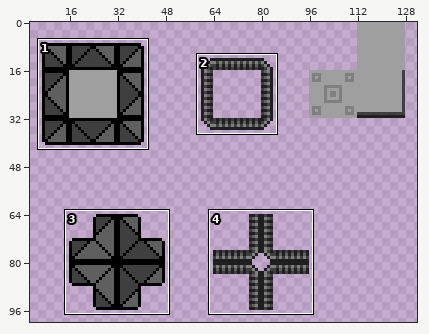
One commit to this pixel-art file: resources/images/tileset.aseprite. Above, an overview of the earlier version with the close-up marked.
Close-up. Earlier state:
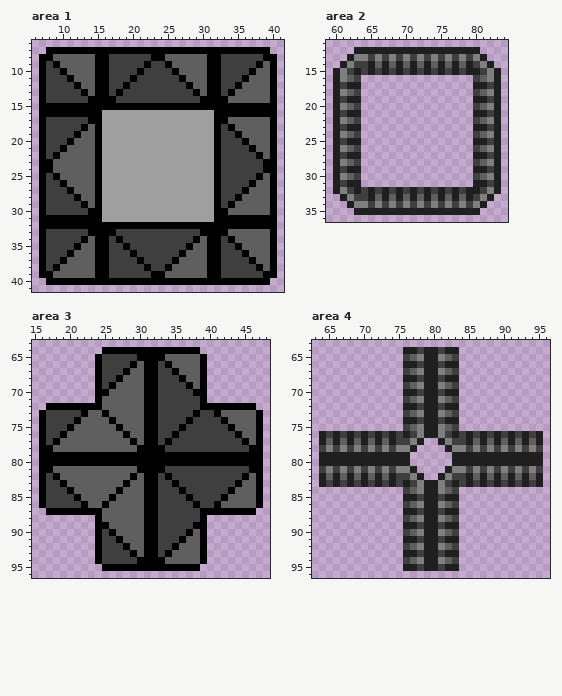
512x512 pixels, 1 frame. Shown: area 1: x 6..41, y 6..41; area 2: x 59..84, y 11..36; area 3: x 15..48, y 63..96; area 4: x 63..96, y 63..96. The wide view leaves out empty margins. The commit also changed other parts of the picture, which this record leaves out.
The same view after the edit:
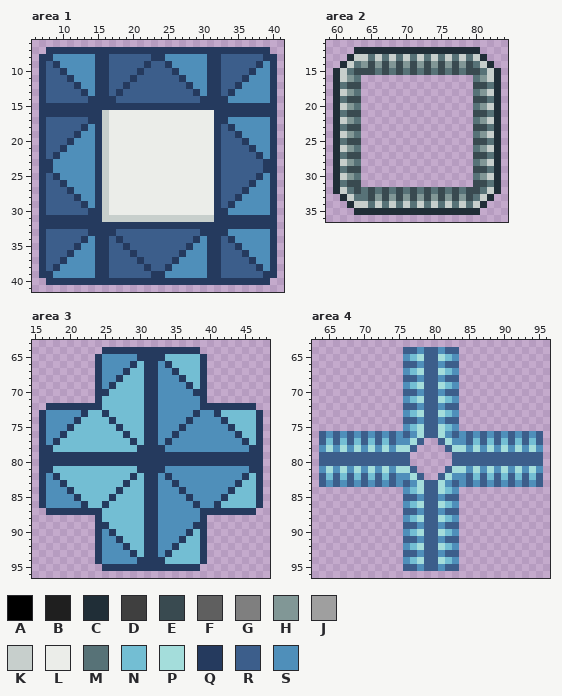
Palette (. is transparent): A #000000  B #1f1f1f  C #202e37  D #3f3f3f  E #394a50  F #5f5f5f  G #7f7f7f  H #819796  J #9f9f9f  K #c7cfcc  L #ebede9  M #577277  N #73bed3  P #a4dddb  Q #253a5e  R #3c5e8b  S #4f8fba
Diff:
Changed rows in their new state; - is an unchanged pixel.
Area 1:
first column x 7:
 7 -QQQQQQQQQQQQQQQQQQQQQQQQQQQQQQQQ-
 8 QQSSSSSSQQRRRRRRQQSSSSSSQQRRRRRRQQ
 9 QRQSSSSSQQRRRRRQRRQSSSSSQQRRRRRQSQ
10 QRRQSSSSQQRRRRQRRRRQSSSSQQRRRRQSSQ
11 QRRRQSSSQQRRRQRRRRRRQSSSQQRRRQSSSQ
12 QRRRRQSSQQRRQRRRRRRRRQSSQQRRQSSSSQ
13 QRRRRRQSQQRQRRRRRRRRRRQSQQRQSSSSSQ
14 QRRRRRRQQQQRRRRRRRRRRRRQQQQSSSSSSQ
15 QQQQQQQQQQQQQQQQQQQQQQQQQQQQQQQQQQ
16 QQQQQQQQQKLLLLLLLLLLLLLLLQQQQQQQQQ
17 QRRRRRRQQKLLLLLLLLLLLLLLLQQSSSSSSQ
18 QRRRRRQSQKLLLLLLLLLLLLLLLQRQSSSSSQ
19 QRRRRQSSQKLLLLLLLLLLLLLLLQRRQSSSSQ
20 QRRRQSSSQKLLLLLLLLLLLLLLLQRRRQSSSQ
21 QRRQSSSSQKLLLLLLLLLLLLLLLQRRRRQSSQ
22 QRQSSSSSQKLLLLLLLLLLLLLLLQRRRRRQSQ
23 QQSSSSSSQKLLLLLLLLLLLLLLLQRRRRRRQQ
24 QQSSSSSSQKLLLLLLLLLLLLLLLQRRRRRRQQ
25 QRQSSSSSQKLLLLLLLLLLLLLLLQRRRRRQSQ
26 QRRQSSSSQKLLLLLLLLLLLLLLLQRRRRQSSQ
27 QRRRQSSSQKLLLLLLLLLLLLLLLQRRRQSSSQ
28 QRRRRQSSQKLLLLLLLLLLLLLLLQRRQSSSSQ
29 QRRRRRQSQKLLLLLLLLLLLLLLLQRQSSSSSQ
30 QRRRRRRQQKLLLLLLLLLLLLLLLQQSSSSSSQ
31 QQQQQQQQQKKKKKKKKKKKKKKKKQQQQQQQQQ
32 QQQQQQQQQQQQQQQQQQQQQQQQQQQQQQQQQQ
33 QRRRRRRQQQQRRRRRRRRRRRRQQQQSSSSSSQ
34 QRRRRRQSQQRQRRRRRRRRRRQSQQRQSSSSSQ
35 QRRRRQSSQQRRQRRRRRRRRQSSQQRRQSSSSQ
36 QRRRQSSSQQRRRQRRRRRRQSSSQQRRRQSSSQ
37 QRRQSSSSQQRRRRQRRRRQSSSSQQRRRRQSSQ
38 QRQSSSSSQQRRRRRQRRQSSSSSQQRRRRRQSQ
39 QQSSSSSSQQRRRRRRQQSSSSSSQQRRRRRRQQ
40 -QQQQQQQQQQQQQQQQQQQQQQQQQQQQQQQQ-
Area 2:
first column x 60:
12 ---CCCCCCCCCCCCCCCCCC---
13 --CKKMKMKMKMKMKMKMKMKC--
14 -CKMHEHEHEHEHEHEHEHEMKC-
15 CKMEEEMEMEMEMEMEMEMEEMKC
16 CKHM----------------MHKC
17 CMEE----------------EEMC
18 CKHM----------------MHKC
19 CMEE----------------EEMC
20 CKHM----------------MHKC
21 CMEE----------------EEMC
22 CKHM----------------MHKC
23 CMEE----------------EEMC
24 CKHM----------------MHKC
25 CMEE----------------EEMC
26 CKHM----------------MHKC
27 CMEE----------------EEMC
28 CKHM----------------MHKC
29 CMEE----------------EEMC
30 CKHM----------------MHKC
31 CMEE----------------EEMC
32 CKMEMEMEMEMEMEMEMEMEEMKC
33 -CKMMEHEHEHEHEHEHEHEMKC-
34 --CKKMKMKMKMKMKMKMKMKC--
35 ---CCCCCCCCCCCCCCCCCC---
Area 3:
first column x 16:
64 ---------QQQQQQQQQQQQQQ---------
65 --------QSSSSSQQQQNNNNNQ--------
66 --------QSSSSQNQQSQNNNNQ--------
67 --------QSSSQNNQQSSQNNNQ--------
68 --------QSSQNNNQQSSSQNNQ--------
69 --------QSQNNNNQQSSSSQNQ--------
70 --------QQNNNNNQQSSSSSQQ--------
71 --------QNNNNNNQQSSSSSSQ--------
72 -QQQQQQQQNNNNNNQQSSSSSSQQQQQQQQ-
73 QSSSSSQNNQNNNNNQQSSSSSQSSQNNNNNQ
74 QSSSSQNNNNQNNNNQQSSSSQSSSSQNNNNQ
75 QSSSQNNNNNNQNNNQQSSSQSSSSSSQNNNQ
76 QSSQNNNNNNNNQNNQQSSQSSSSSSSSQNNQ
77 QSQNNNNNNNNNNQNQQSQSSSSSSSSSSQNQ
78 QQNNNNNNNNNNNNQQQQSSSSSSSSSSSSQQ
79 QQQQQQQQQQQQQQQQQQQQQQQQQQQQQQQQ
80 QQQQQQQQQQQQQQQQQQQQQQQQQQQQQQQQ
81 QQNNNNNNNNNNNNQQQQSSSSSSSSSSSSQQ
82 QSQNNNNNNNNNNQNQQSQSSSSSSSSSSQNQ
83 QSSQNNNNNNNNQNNQQSSQSSSSSSSSQNNQ
84 QSSSQNNNNNNQNNNQQSSSQSSSSSSQNNNQ
85 QSSSSQNNNNQNNNNQQSSSSQSSSSQNNNNQ
86 QSSSSSQNNQNNNNNQQSSSSSQSSQNNNNNQ
87 -QQQQQQQQNNNNNNQQSSSSSSQQQQQQQQ-
88 --------QNNNNNNQQSSSSSSQ--------
89 --------QQNNNNNQQSSSSSQQ--------
90 --------QSQNNNNQQSSSSQNQ--------
91 --------QSSQNNNQQSSSQNNQ--------
92 --------QSSSQNNQQSSQNNNQ--------
93 --------QSSSSQNQQSQNNNNQ--------
94 --------QSSSSSQQQQNNNNNQ--------
95 ---------QQQQQQQQQQQQQQ---------
Area 4:
first column x 64:
64 ------------RRSRRSRR------------
65 ------------SNPRRPNS------------
66 ------------RRSRRSRR------------
67 ------------SNPRRPNS------------
68 ------------RRSRRSRR------------
69 ------------SNPRRPNS------------
70 ------------RRSRRSRR------------
71 ------------SNPRRPNS------------
72 ------------RRSRRSRR------------
73 ------------SNPRRPNS------------
74 ------------RRSRRSRR------------
75 ------------SNPRRPNS------------
76 RSRSRSRSRSRSRSPRRPSRSRSRSRSRSRSR
77 RNRNRNRNRNRSSPR--RPSSRNRNRNRNRNR
78 SPSPSPSPSPSPPR----RPPSPSPSPSPSPS
79 RRRRRRRRRRRRR------RRRRRRRRRRRRR
80 RRRRRRRRRRRRR------RRRRRRRRRRRRR
81 SPSPSPSPSPSPPR----RPPSPSPSPSPSPS
82 RNRNRNRNRNRSSPR--RPSSRNRNRNRNRNR
83 RSRSRSRSRSRSRSPRRPSRSRSRSRSRSRSR
84 ------------SNPRRPNS------------
85 ------------RRSRRSRR------------
86 ------------SNPRRPNS------------
87 ------------RRSRRSRR------------
88 ------------SNPRRPNS------------
89 ------------RRSRRSRR------------
90 ------------SNPRRPNS------------
91 ------------RRSRRSRR------------
92 ------------SNPRRPNS------------
93 ------------RRSRRSRR------------
94 ------------SNPRRPNS------------
95 ------------RRSRRSRR------------
Boxes around the changes in both close-ups, in picture pixels (x1, y1, x2, y2):
changed: (39, 47, 277, 285)
changed: (333, 47, 501, 215)
changed: (39, 347, 263, 571)
changed: (319, 347, 543, 571)
